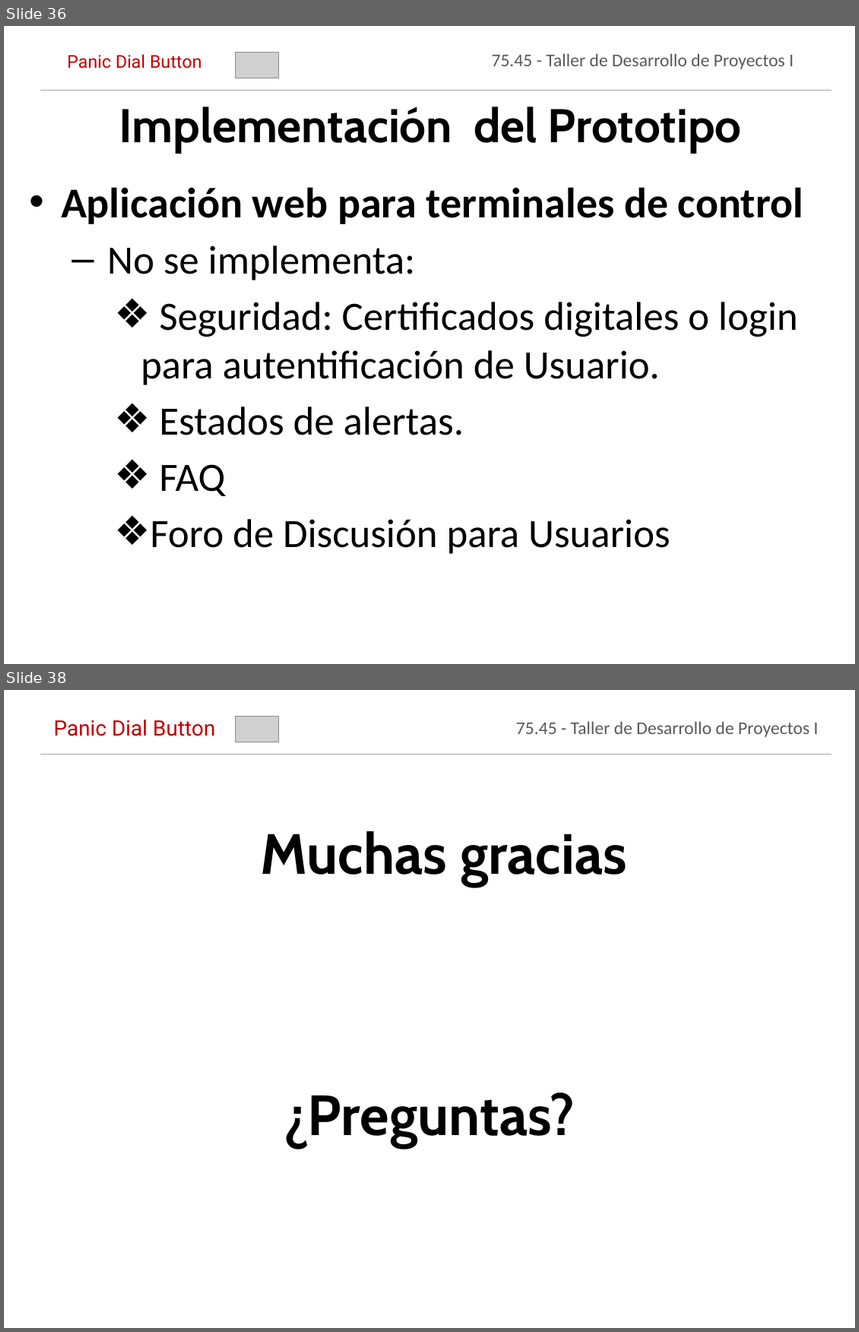
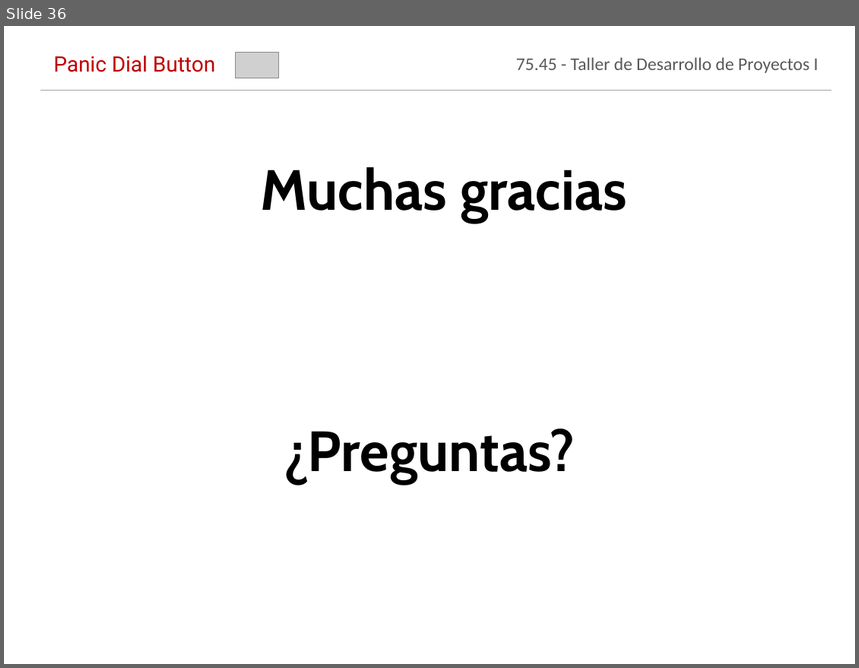
Before and after one commit to jmonetti/2012-1er-taller-de-desarrollo-de-proyectos-i, a slide deck: docs/Presentacion final/PresentacionFinal_V9.pptx. Shown one above the other, each under a label of ours: slides 36 and 38 before the commit, slide 36 after it; the slides between them are not shown. The pictures are 859x1332 and 859x668 pixels, drawn with LibreOffice and Linux fonts; fonts in the diff are those of the drawing; grey boxes stand for pictures; background and template pictures are left out. Boxes give left, top, right and bottom in pixels: in the first picture for what was removed or moved away, otherwise in the second. Text is boxed around its words. In the diff, an @@ line names an element or a change of style, - is before the commit and + after.

Commit message:
Modificaciones para la presentación final.

```diff
--- a/docs/Presentacion final/PresentacionFinal_V9.pptx
+++ b/docs/Presentacion final/PresentacionFinal_V9.pptx
@@ slide 36 removed at (x1=4, y1=26, x2=855, y2=664), background picture (left out) @@
@@ text removed at (x1=67, y1=54, x2=202, y2=69) @@
-Panic Dial Button
@@ picture removed at (x1=236, y1=53, x2=279, y2=78) @@
@@ text removed at (x1=492, y1=53, x2=794, y2=69) @@
-75.45 - Taller de Desarrollo de Proyectos I
@@ line removed from (40, 91) to (832, 91) @@
@@ title removed at (x1=120, y1=107, x2=742, y2=153) @@
-Implementación del Prototipo
@@ text removed at (x1=61, y1=187, x2=804, y2=554) @@
-• Aplicación web para terminales de control
-  – No se implementa:
-    ❖ Seguridad: Certificados digitales o login para autentificación de Usuario.
-    ❖ Estados de alertas.
-    ❖ FAQ
-    ❖ Foro de Discusión para Usuarios
@@ what was slide 38 is now slide 36 @@
```
Also in this commit, not shown: 18 slides changed, 1 other slide removed, 1 other file.
